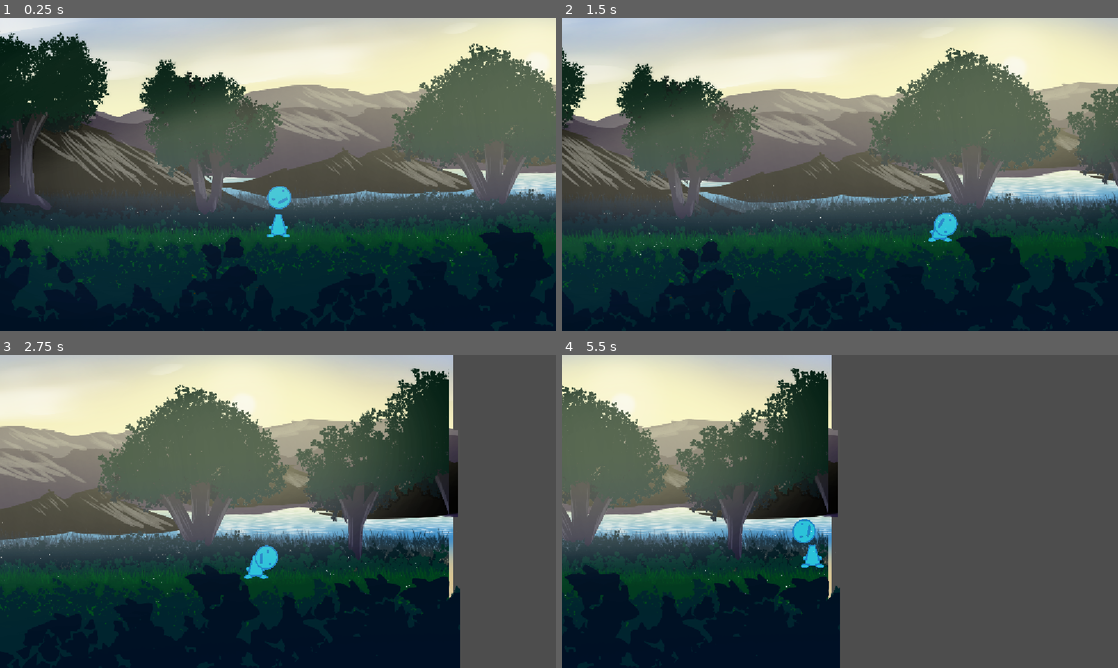
Above: before the commit, frames 1-4 (two rows, left to right).
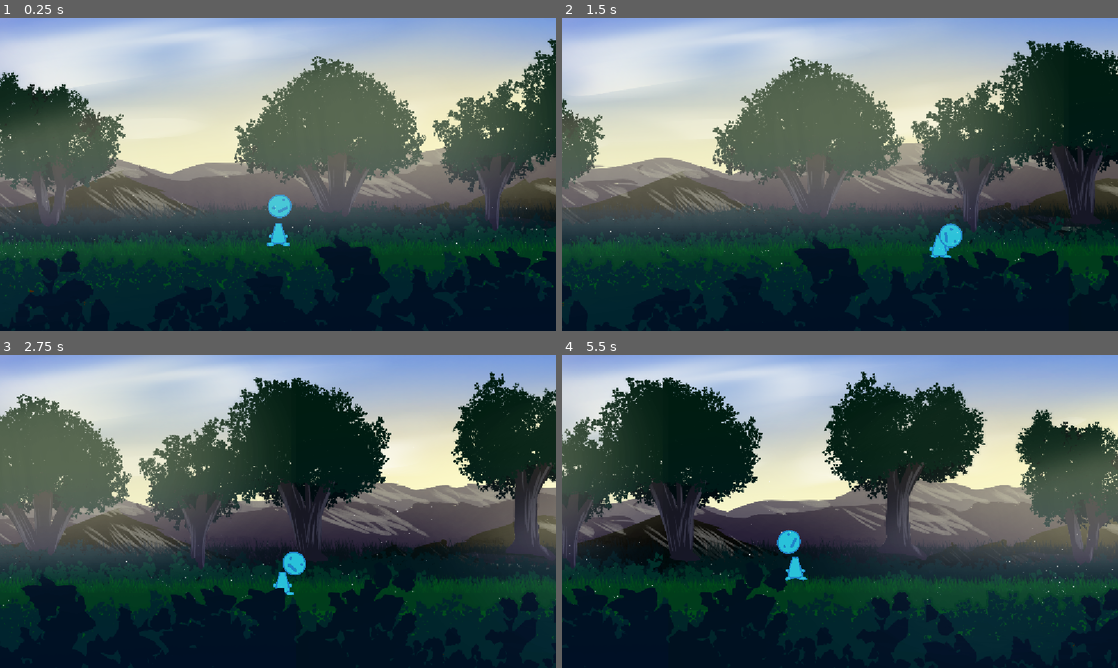
Above: after the commit, the same moments.

Repository: average4136/head-over-heels-game
Game: Godot game, scene res://Scenes/challenge_level.tscn
The game is run twice, just before and just after one commit, with the same random seed, the same clock (stepped at 60 frames per second) and the same inputs. This scene is started directly instead of the project's main scene.
Inputs:
- Up to frame 1 (0.25 s): no input
- Up to frame 2 (1.5 s): tap Enter (ui_accept) at 0.5 s; hold D (move_right) from 0.53 s (still down); tap Space (jump) at 0.77 s
- Up to frame 3 (2.75 s): tap Space (jump) at 1.52 s; release D (move_right) at 2.03 s; hold A (move_left) from 2.03 s (still down)
- Up to frame 4 (5.5 s): release A (move_left) at 2.78 s; hold D (move_right) 2.78-4.28 s; tap Space (jump) at 3.02, 3.77, 4.52 s; hold A (move_left) 4.28-5.03 s; hold D (move_right) from 5.03 s (still down)

The runs differ from the first frame. In frame 1, 57% of the frame differs, in the area x 0-100%, y 0-94%; in frame 2, 57%; in frame 3, 66%; in frame 4, 77%, in the area x 0-100%, y 0-100%.

Commit message:
songs and level update

Diff:
--- /dev/null
+++ b/Scenes/bounds.gd
@@ -0,0 +1,14 @@
+extends Camera2D
+
+
+# Called when the node enters the scene tree for the first time.
+func _ready() -> void:
+	pass # Replace with function body.
+
+@onready var player = %Guy
+# Called every frame. 'delta' is the elapsed time since the previous frame.
+func _process(delta: float) -> void:
+	if (player.global_position.x >= 2000):
+		print("TOO FAR!!!")
+		get_tree().change_scene_to_file("res://Scenes/main_menu.tscn")
+	pass
--- a/Scenes/challenge_level.tscn
+++ b/Scenes/challenge_level.tscn
@@ -4,49 +4,71 @@
 [ext_resource type="Texture2D" uid="uid://tjt0sjw4u7au" path="res://Assets/Stages/fields/mountains.png" id="2_8bkry"]
 [ext_resource type="Texture2D" uid="uid://bpsvs1cw38n0d" path="res://Assets/Stages/fields/base.png" id="2_vu001"]
 [ext_resource type="Texture2D" uid="uid://528gwsgvogbw" path="res://Assets/Stages/fields/bushesFront.png" id="3_8bkry"]
+[ext_resource type="Script" uid="uid://pugukmrvm58r" path="res://Scenes/bounds.gd" id="5_mumxs"]
 [ext_resource type="PackedScene" uid="uid://bjr2pk7rk0ktn" path="res://Scenes/Entities/Guy-Custom.tscn" id="5_vu001"]
+[ext_resource type="AudioStream" uid="uid://bfbpttxfsdih0" path="res://Assets/Music/HeelOver.mp3" id="6_8bkry"]
 
 [sub_resource type="RectangleShape2D" id="RectangleShape2D_m74fc"]
-size = Vector2(4019, 105)
+size = Vector2(43583, 546)
 
 [node name="Node2D" type="Node2D" unique_id=334051840]
 
-[node name="Sprite2D2" type="Sprite2D" parent="." unique_id=799623932]
+[node name="BACKGROUND" type="Parallax2D" parent="." unique_id=1725807803]
+scroll_scale = Vector2(0.01, 0.5)
+scroll_offset = Vector2(0, 700)
+
+[node name="Sprite2D2" type="Sprite2D" parent="BACKGROUND" unique_id=799623932]
 position = Vector2(751.1739, -444.601)
 scale = Vector2(1.548057, 1.5480568)
 texture = ExtResource("1_gy23m")
 
-[node name="Sprite2D2" type="Sprite2D" parent="Sprite2D2" unique_id=2093714270]
+[node name="Sprite2D2" type="Sprite2D" parent="BACKGROUND/Sprite2D2" unique_id=2093714270]
 position = Vector2(0.5336647, 13.953636)
 scale = Vector2(1.0113921, 1.011392)
 texture = ExtResource("2_8bkry")
 
-[node name="Sprite2D" type="Sprite2D" parent="." unique_id=1444445960]
-position = Vector2(736, -405)
+[node name="BASE" type="Parallax2D" parent="." unique_id=1194922355]
 scale = Vector2(1.5472223, 1.5472223)
+repeat_size = Vector2(2560, 0)
+repeat_times = 10
+
+[node name="Sprite2D" type="Sprite2D" parent="BASE" unique_id=1444445960]
 texture = ExtResource("2_vu001")
 
 [node name="StaticBody2D" type="StaticBody2D" parent="." unique_id=1612453333]
+position = Vector2(-85, 354)
 
-[node name="CollisionShape2D" type="CollisionShape2D" parent="StaticBody2D" unique_id=1991705216]
-position = Vector2(775.5, 52.5)
+[node name="PlayerMovebox" type="CollisionShape2D" parent="StaticBody2D" unique_id=1991705216]
+unique_name_in_owner = true
+position = Vector2(60, 356)
 shape = SubResource("RectangleShape2D_m74fc")
 
 [node name="Guy" parent="StaticBody2D" unique_id=1796156875 instance=ExtResource("5_vu001")]
+unique_name_in_owner = true
 position = Vector2(792, 17)
 
-[node name="PreludeCam" type="Camera2D" parent="StaticBody2D" unique_id=940705612]
+[node name="TheCam" type="Camera2D" parent="StaticBody2D" unique_id=940705612]
+unique_name_in_owner = true
 position = Vector2(754, -435)
 zoom = Vector2(0.3, 0.3)
 limit_enabled = false
 position_smoothing_enabled = true
 drag_horizontal_enabled = true
+script = ExtResource("5_mumxs")
 
-[node name="StoneBlock" type="Sprite2D" parent="." unique_id=1306339180]
-position = Vector2(786.00006, 51)
+[node name="Hitboxes" type="Sprite2D" parent="." unique_id=1306339180]
+position = Vector2(786, 51.000004)
 scale = Vector2(4.150244, 0.30522564)
 
-[node name="Sprite2D" type="Sprite2D" parent="StoneBlock" unique_id=1624569120]
-position = Vector2(-5.539749, -1522.66)
-scale = Vector2(0.37656593, 5.12028)
+[node name="Parallax2D" type="Parallax2D" parent="." unique_id=1442591032]
+scale = Vector2(1.5628406, 1.5628407)
+repeat_size = Vector2(2560, 0)
+repeat_times = 10
+
+[node name="Sprite2D2" type="Sprite2D" parent="Parallax2D" unique_id=1624569120]
+scale = Vector2(1.0000001, 1)
 texture = ExtResource("3_8bkry")
+
+[node name="AudioStreamPlayer" type="AudioStreamPlayer" parent="." unique_id=1355507055]
+stream = ExtResource("6_8bkry")
+autoplay = true
Not shown, added: Assets/Music/HeelOver.mp3.import
Not shown, added: Assets/Music/InYourHead.mp3.import
Not shown, added: Scenes/bounds.gd.uid
Not shown, added: Assets/Music/HeelOver.mp3
Not shown, added: Assets/Music/InYourHead.mp3
